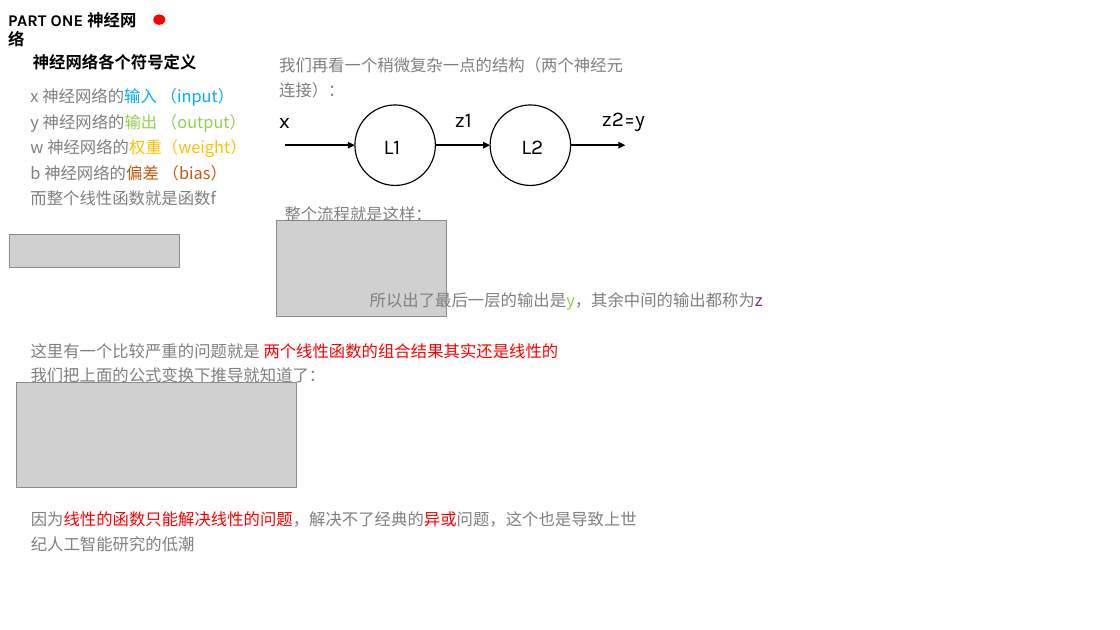
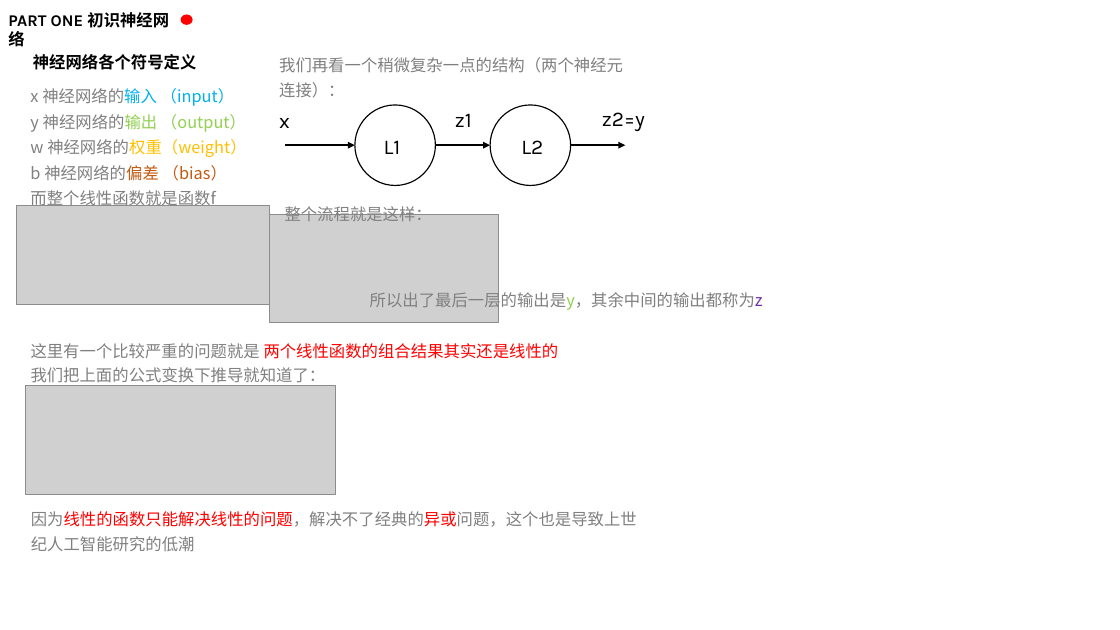
Before and after one commit to kaixinbaba/rlshare, a slide deck: slide 8 of 机器学习分享-神经网络.pptx. Drawn at 1120x630 pixels with LibreOffice and Linux fonts; fonts in the diff are those of the drawing; grey boxes stand for pictures; background and template pictures are left out. Boxes give left, top, right and bottom in pixels: in the first picture for what was removed or moved away, otherwise in the second. Text is boxed around its words. In the diff, an @@ line names an element or a change of style, - is before the commit and + after.

```diff
--- a/机器学习分享-神经网络.pptx
+++ b/机器学习分享-神经网络.pptx
@@ text at [8, 12, 169, 51]: text changed @@
-PART ONE 神经网络
+PART ONE 初识神经网络
@@ ellipse: place and size @@
-ellipse at [154, 14, 166, 24]
+ellipse at [181, 14, 192, 24]
@@ picture added at [17, 206, 270, 305] @@
@@ picture removed at [9, 234, 180, 267] @@
@@ picture: place and size @@
-picture at [276, 221, 447, 317]
+picture at [270, 215, 498, 323]
@@ picture: place and size @@
-picture at [17, 382, 297, 487]
+picture at [25, 386, 335, 494]
```
Also in this commit, not shown: 7 other slides changed, 2 slides added, 3 slides removed.
